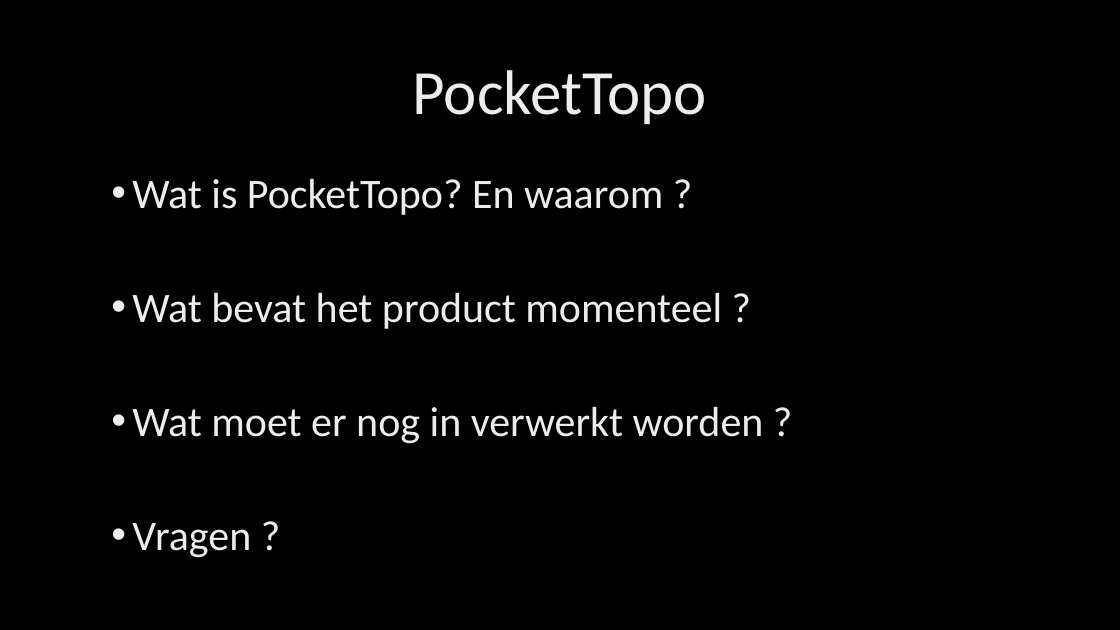
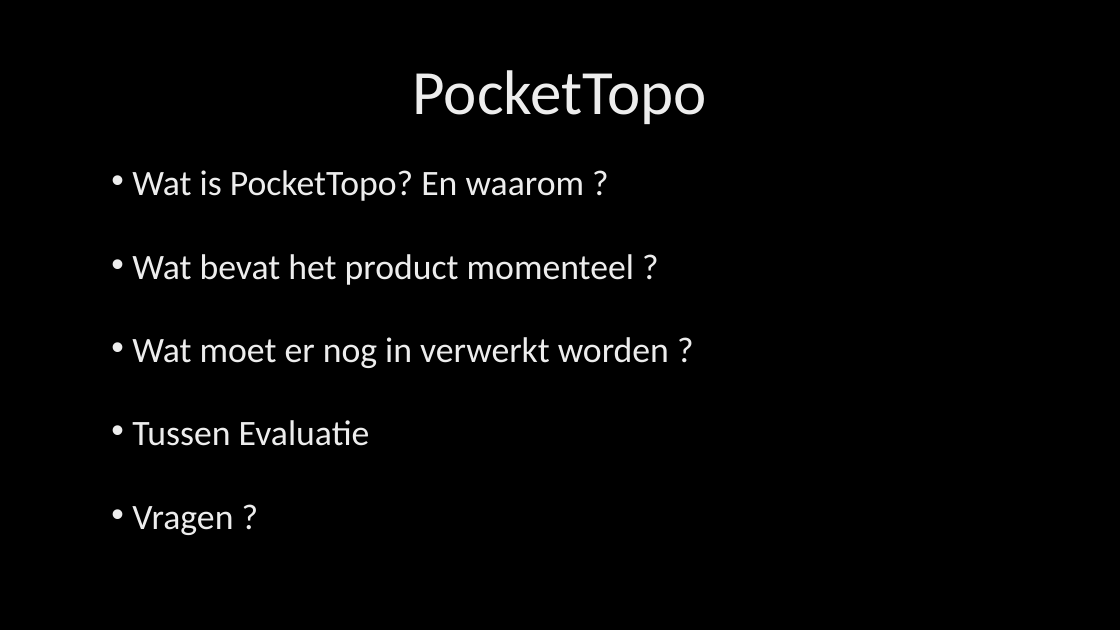
Before and after one commit to Agarwaemben/UUIntroProject, a slide deck: slide 2 of Drive/TussenPresentatie.pptx. Drawn at 1120x630 pixels with LibreOffice and Linux fonts; fonts in the diff are those of the drawing; background and template pictures are left out. Boxes give left, top, right and bottom in pixels: in the first picture for what was removed or moved away, otherwise in the second. Text is boxed around its words. In the diff, an @@ line names an element or a change of style, - is before the commit and + after.

```diff
--- a/Drive/TussenPresentatie.pptx
+++ b/Drive/TussenPresentatie.pptx
@@ text at [132, 170, 669, 535]: size 36 to 30.6 pt in "Wat is PocketTopo? En waarom ?", "Wat bevat het product momenteel ?", "Wat moet er nog in verwerkt worden ...", "Vragen ?"; line spacing 0.9 to 0.7 @@
@@ text at [132, 420, 370, 446]: paragraph added @@
+• Tussen Evaluatie
```
Also in this commit, not shown: 1 other slide changed, 1 slide added, 6 other files.
